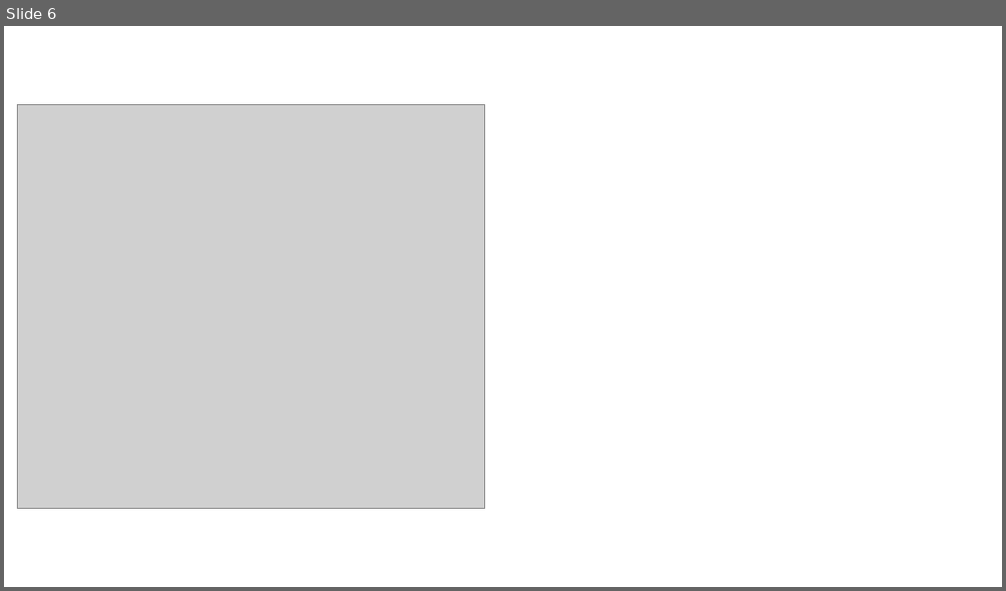
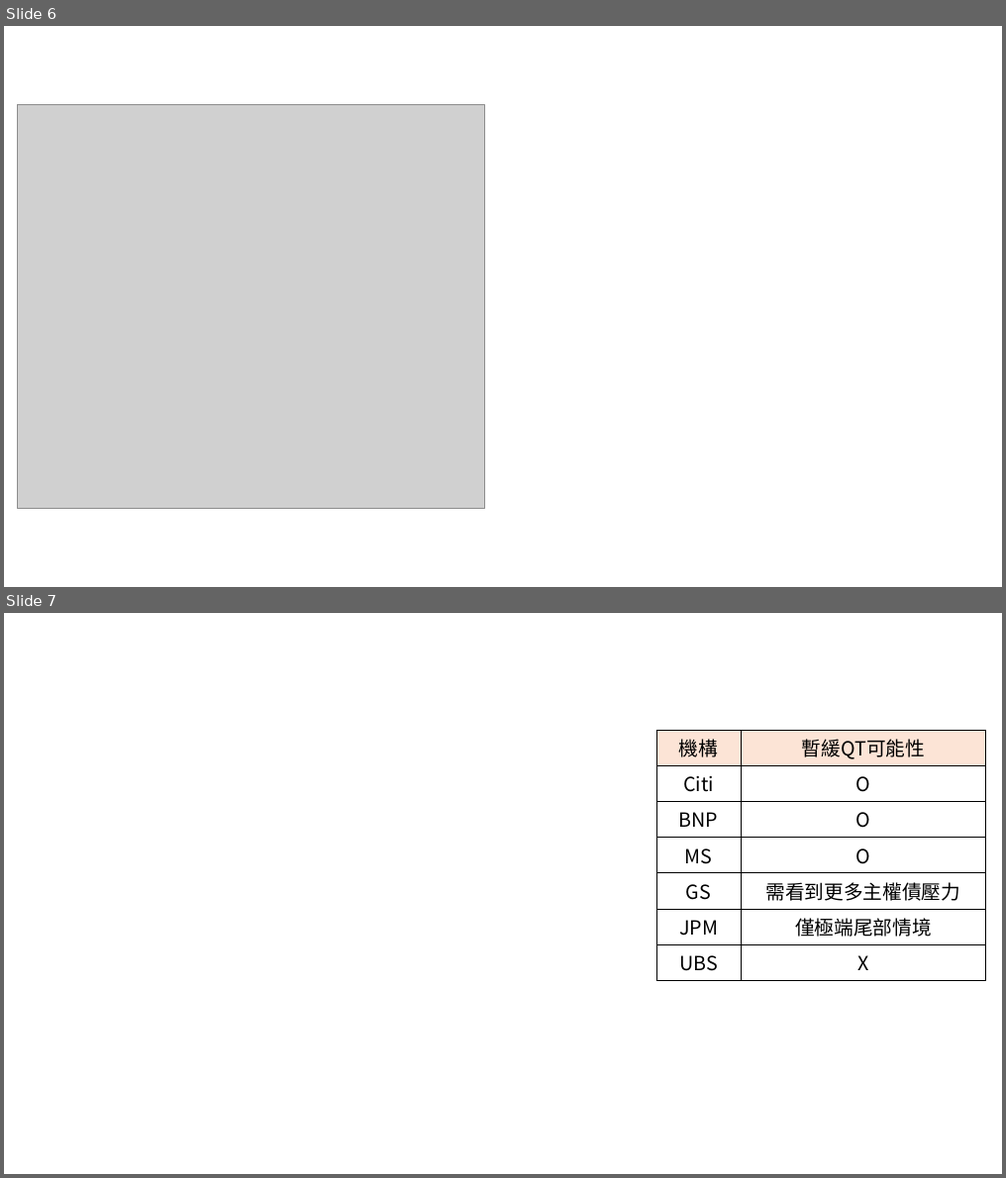
Before and after one commit to mark838308/Mark-Wang, a slide deck: 交易策略_20261019.pptx. Shown one above the other, each under a label of ours: slide 6 before the commit, slides 6 and 7 after it. The pictures are 1006x591 and 1006x1178 pixels, drawn with LibreOffice and Linux fonts; fonts in the diff are those of the drawing; grey boxes stand for pictures; background and template pictures are left out. Boxes give left, top, right and bottom in pixels: in the first picture for what was removed or moved away, otherwise in the second. Text is boxed around its words. In the diff, an @@ line names an element or a change of style, - is before the commit and + after.

```diff
--- a/交易策略_20261019.pptx
+++ b/交易策略_20261019.pptx
@@ slide 7 added at <box>4,613,1002,1174</box>, background picture (left out) @@
@@ table added at <box>656,730,986,980</box>, 7 rows, 2 columns @@
+機構 | 暫緩QT可能性
+Citi | O
+BNP | O
+MS | O
+GS | 需看到更多主權債壓力
+JPM | 僅極端尾部情境
+UBS | X
```
Also in this commit, not shown: 1 other slide added, 2 slides removed.
